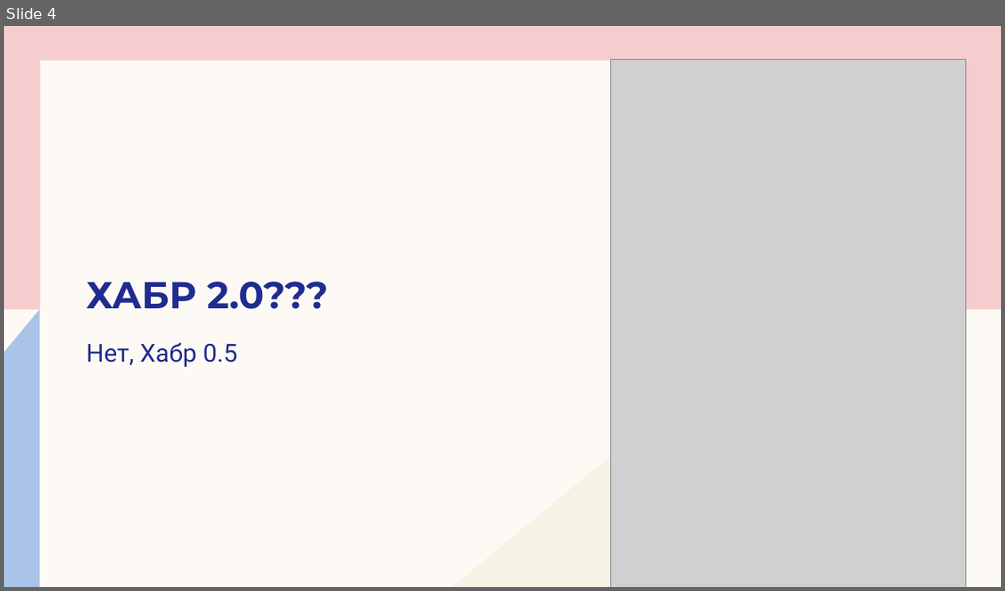
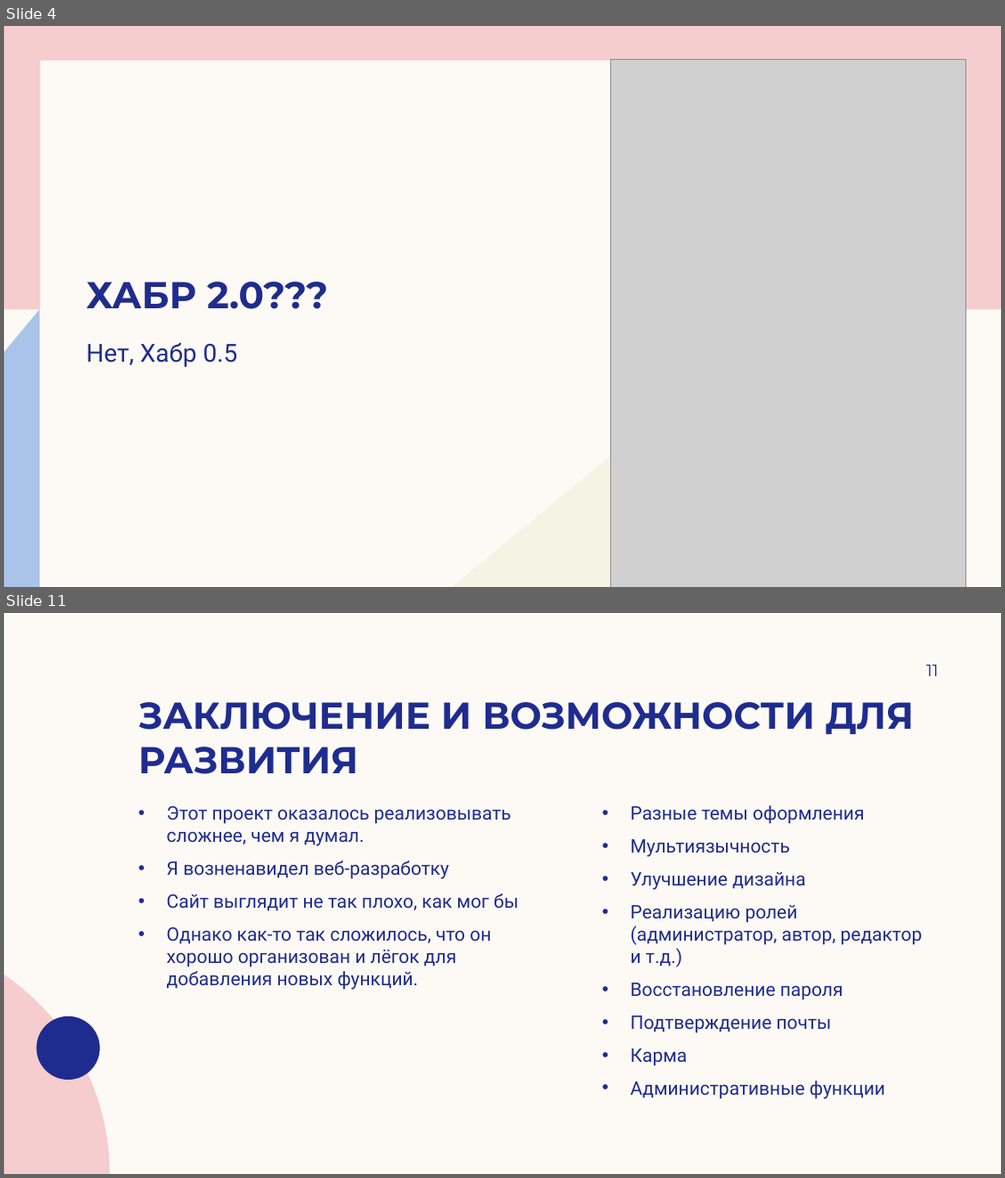
Before and after one commit to emerikko/news, a slide deck: Лицейский.pptx. Shown one above the other, each under a label of ours: slide 4 before the commit, slides 4 and 11 after it; the slides between them are not shown. The pictures are 1005x591 and 1005x1178 pixels, drawn with LibreOffice and Linux fonts; fonts in the diff are those of the drawing; grey boxes stand for pictures; background and template pictures are left out. Boxes give left, top, right and bottom in pixels: in the first picture for what was removed or moved away, otherwise in the second. Text is boxed around its words. In the diff, an @@ line names an element or a change of style, - is before the commit and + after.

```diff
--- a/Лицейский.pptx
+++ b/Лицейский.pptx
@@ slide 11 added at bbox=[4, 613, 1001, 1174], background #FDFAF6 @@
@@ page number added at bbox=[926, 665, 938, 676], 16 pt, text #1F2C8F @@
+11
@@ title added at bbox=[138, 702, 914, 774], 36 pt, text #1F2C8F, bold @@
+ЗАКЛЮЧЕНИЕ И ВОЗМОЖНОСТИ ДЛЯ РАЗВИТИЯ
@@ text added at bbox=[167, 806, 518, 989], 18 pt, text #1F2C8F @@
+• Этот проект оказалось реализовывать сложнее, чем я думал.
+• Я возненавидел веб-разработку
+• Сайт выглядит не так плохо, как мог бы
+• Однако как-то так сложилось, что он хорошо организован и лёгок для добавления новых функций.
@@ text added at bbox=[631, 805, 922, 1099], 18 pt, text #1F2C8F @@
+• Разные темы оформления
+• Мультиязычность
+• Улучшение дизайна
+• Реализацию ролей (администратор, автор, редактор и т.д.)
+• Восстановление пароля
+• Подтверждение почты
+• Карма
+• Административные функции
@@ freeform shape added at bbox=[4, 974, 109, 1174], fill #F5CDCE @@
@@ freeform shape added at bbox=[36, 1016, 100, 1079], fill #1F2C8F @@
```
Also in this commit, not shown: 8 slides changed, 2 other slides added, 3 slides removed, 1 other file.
